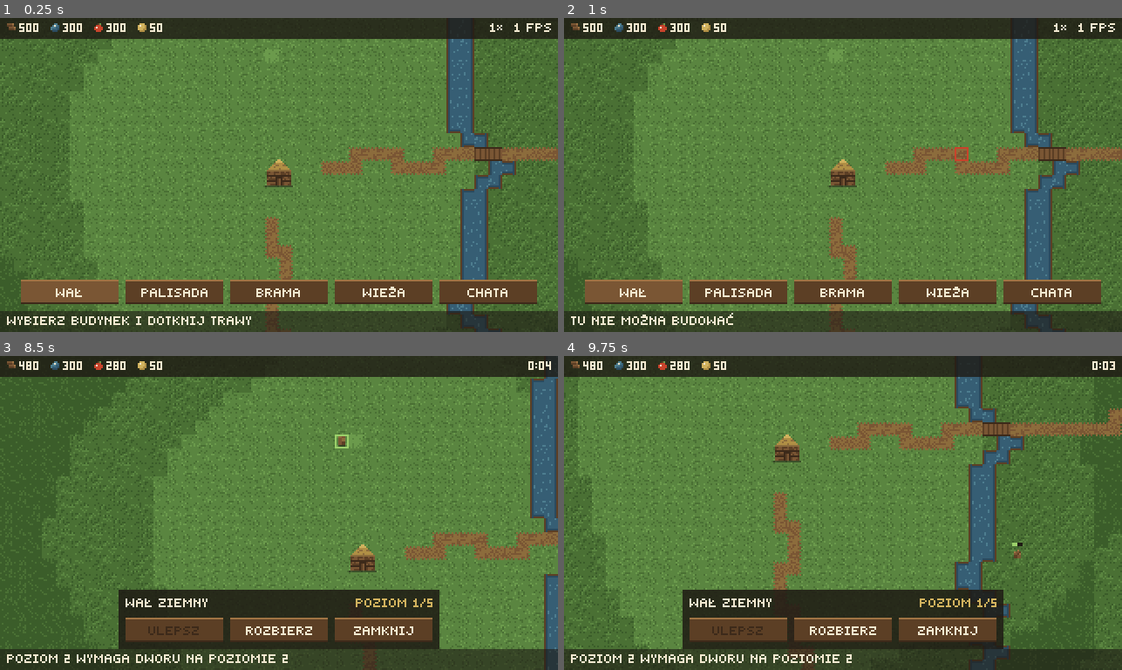
Above: before the commit, frames 1-4 (two rows, left to right).
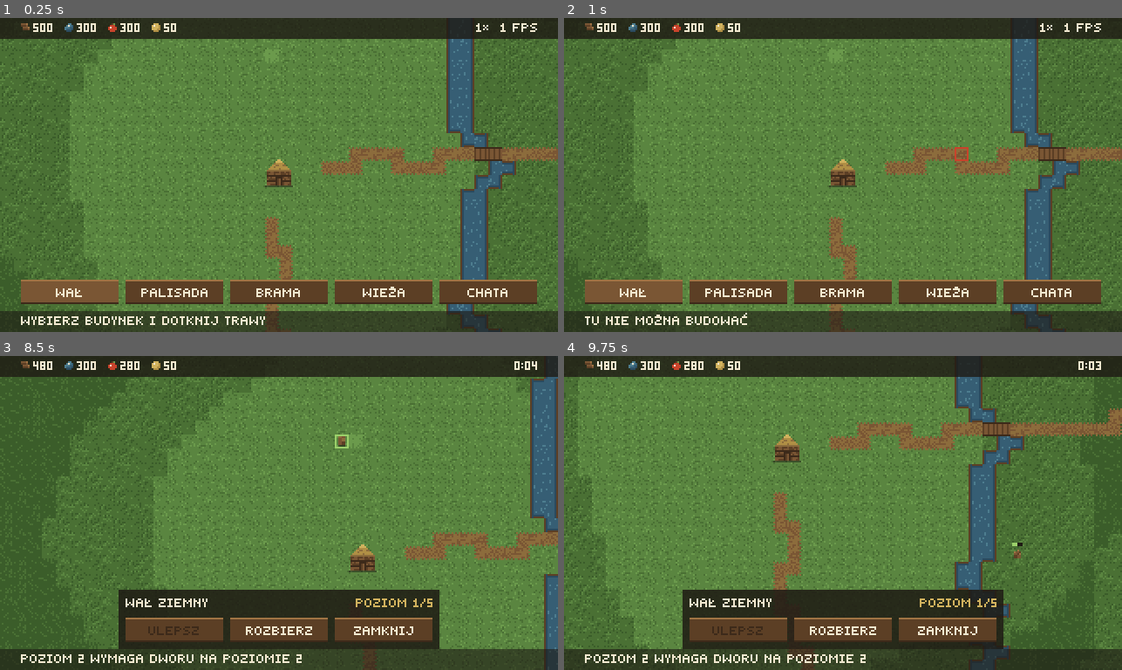
Above: after the commit, the same moments.

Repository: shivetay/castle_defender
Game: Godot game, scene res://scenes/main.tscn
Two runs of this game, one before a commit and one after it. Both use one fixed random seed, a clock stepped at 60 frames per second and the inputs below.
Inputs (mouse positions are in pixels of both pictures, inside the frame that each line leads up to):
- Up to frame 1 (0.25 s): no input
- Up to frame 2 (1 s): tap Enter at 0.5 s; move the mouse to (965, 159) at 0.52 s; click (965, 159) at 0.67 s
- Up to frame 3 (8.5 s): drag from (167, 528) to (251, 575) at 1.27 s; tap Space at 2, 3.5, 5.75 s; move the mouse to (334, 443) at 2.02 s; click (334, 443) at 2.17 s; tap Enter at 2.75, 5 s; drag from (251, 575) to (111, 465) at 2.77 s; move the mouse to (446, 560) at 3.52 s; click (446, 560) at 3.67 s; drag from (111, 465) to (195, 434) at 4.27 s; move the mouse to (306, 513) at 5.02 s; click (306, 513) at 5.17 s; drag from (195, 434) to (167, 528) at 5.77 s; move the mouse to (401, 497) at 6.52 s; click (401, 497) at 6.67 s; drag from (167, 528) to (251, 575) at 7.27 s; move the mouse to (334, 443) at 8.02 s; click (334, 443) at 8.17 s
- Up to frame 4 (9.75 s): drag from (815, 575) to (675, 465) at 8.77 s; move the mouse to (1010, 560) at 9.52 s; click (1010, 560) at 9.67 s

The runs differ from the first frame. In frame 1, 1.2% of the frame differs, in the area x 1-99%, y 1-98%; in frame 2, 1.1%; in frame 3, 1.3%; in frame 4, 1.3%.

Commit message:
Napisy na paskach nie chowają się w zaokrąglonych narożnikach ekranu (#86)
* Odsuń treść pasków od zaokrąglonych narożników ekranu

Surowce, czas budowy i komunikat trzymają się 12 px od bocznych krawędzi,
a strefa bezpieczna zgłoszona przez system odsuwa je dalej.

Co-Authored-By: Claude Opus 5.5 <noreply@anthropic.com>
Claude-Session: https://claude.ai/code/session_01Lo771isp5ZWuHcfjBdXRLx

* Nie pozwól prawej granicy treści paska wypaść przed lewą

Co-Authored-By: Claude Opus 5.5 <noreply@anthropic.com>
Claude-Session: https://claude.ai/code/session_01Lo771isp5ZWuHcfjBdXRLx

---------

Co-authored-by: Claude <noreply@anthropic.com>

Diff:
--- a/scripts/ui/hud.gd
+++ b/scripts/ui/hud.gd
@@ -13,6 +13,12 @@
 enum CardButton { UPGRADE, DEMOLISH, CLOSE }
 
 const BAR_H := 12
+## Margines treści pasków od lewej i prawej krawędzi ekranu. Zaokrąglone narożniki telefonów
+## ucinają ok. 10 px logicznych przy samej górze i dole, a Android nie zgłasza ich jako strefy
+## niebezpiecznej, więc margines jest stały; wycięcia (np. na kamerę) dokładają do niego.
+const CORNER_INSET := 12
+## Najszerszy komunikat, który mieści się w dolnym pasku na najwęższym ekranie (320 px).
+const MESSAGE_MAX_WIDTH := 320 - 2 * CORNER_INSET
 const BUTTON_SIZE := Vector2(56, 14)
 const BUTTON_GAP := 4
 const CARD_LABELS: Array[String] = ["Ulepsz", "Rozbierz", "Zamknij"]
@@ -36,7 +42,36 @@
 var _pressed := -1
 
 
+## Lewa i prawa granica treści pasków w pikselach widoku (z marginesem narożników i wycięć).
+var content_left := float(CORNER_INSET)
+var content_right := 320.0 - CORNER_INSET
+
+
+## Granice treści dla widoku `view` i strefy bezpiecznej `safe` (w pikselach widoku; pusta, gdy
+## system jej nie podaje): nigdy bliżej krawędzi niż CORNER_INSET.
+static func content_bounds(view: Vector2, safe: Rect2) -> Vector2:
+	var left := float(CORNER_INSET)
+	var right := view.x - CORNER_INSET
+	if safe.has_area():
+		left = maxf(left, ceilf(safe.position.x))
+		right = minf(right, floorf(safe.end.x))
+	# zabezpieczenie przed nietypową strefą bezpieczną: prawa granica nigdy nie przed lewą
+	right = maxf(right, left)
+	return Vector2(left, right)
+
+
+## Strefa bezpieczna ekranu przeliczona na piksele widoku (pusta, gdy system jej nie podaje).
+func _safe_area_in_view() -> Rect2:
+	var safe := Rect2(DisplayServer.get_display_safe_area())
+	if not safe.has_area():
+		return Rect2()
+	return get_viewport().get_final_transform().affine_inverse() * safe
+
+
 func _process(_delta: float) -> void:
+	var bounds := content_bounds(get_viewport_rect().size, _safe_area_in_view())
+	content_left = bounds.x
+	content_right = bounds.y
 	queue_redraw()
 
 
@@ -173,7 +208,7 @@
 		_draw_resources()
 	var zoom := camera.zoom_level if camera != null else 1
 	var info := queue_text if not queue_text.is_empty() else "%d×  %d FPS" % [zoom, Engine.get_frames_per_second()]
-	PixelFont.draw_right(self, view.x - 4, 1, info, Palette.INK)
+	PixelFont.draw_right(self, content_right, 1, info, Palette.INK)
 
 	var rects := _current_rects()
 	if is_card_open():
@@ -192,13 +227,13 @@
 			_draw_button(rects[i], BuildingTypes.SHORT_NAMES[i], i == selected_kind or i == _pressed, false)
 
 	draw_rect(Rect2(0, view.y - BAR_H, view.x, BAR_H), Color(Palette.SHADOW, 0.6))
-	PixelFont.draw_text(self, Vector2(4, view.y - BAR_H + 1), message, Palette.INK)
+	PixelFont.draw_text(self, Vector2(content_left, view.y - BAR_H + 1), message, Palette.INK)
 
 
 ## Ikona 5×5 na wysokości wielkich liter, obok liczba. Pełny magazyn świeci kolorem strzechy.
 func _draw_resources() -> void:
 	var labels := resource_labels(economy.amounts)
-	var xs := resource_layout(economy.amounts, 4)
+	var xs := resource_layout(economy.amounts, int(content_left))
 	for res in labels.size():
 		PixelIcons.draw_resource(self, Vector2(xs[res], 1 + PixelFont.CAP_TOP), res)
 		var col: Color = Palette.THATCH[2] if economy.is_full(res) else Palette.INK
--- a/tests/test_build_queue.gd
+++ b/tests/test_build_queue.gd
@@ -249,13 +249,13 @@
 		for level in range(1, BuildingTypes.MAX_LEVEL + 1):
 			var msg := "%s: %s, %s" % [BuildingTypes.NAMES[kind], Hud.cost_text(BuildConfig.cost(kind, level)),
 					Hud.format_time(BuildConfig.time_ms(kind, level))]
-			assert_true(PixelFont.text_width(msg) <= 312, "„%s” mieści się" % msg)
+			assert_true(PixelFont.text_width(msg) <= Hud.MESSAGE_MAX_WIDTH, "„%s” mieści się" % msg)
 			var up := "Ulepszenie: %s, %s" % [Hud.cost_text(BuildConfig.cost(kind, level)),
 					Hud.format_time(BuildConfig.time_ms(kind, level))]
-			assert_true(PixelFont.text_width(up) <= 312, "„%s” mieści się" % up)
+			assert_true(PixelFont.text_width(up) <= Hud.MESSAGE_MAX_WIDTH, "„%s” mieści się" % up)
 	for m in BuildQueue.MESSAGES:
-		assert_true(PixelFont.text_width(m) <= 312, "„%s” mieści się" % m)
-	assert_true(PixelFont.text_width(q.upgrade_hint(grid, grid.manor_id())) <= 312, "podpowiedź dworu")
+		assert_true(PixelFont.text_width(m) <= Hud.MESSAGE_MAX_WIDTH, "„%s” mieści się" % m)
+	assert_true(PixelFont.text_width(q.upgrade_hint(grid, grid.manor_id())) <= Hud.MESSAGE_MAX_WIDTH, "podpowiedź dworu")
 	var card := Hud.card_rects(Vector2(320, 180))
 	var status_w := PixelFont.text_width("budowa 11:59:59")
 	assert_true(PixelFont.text_width("Brama drewniana") + status_w + 12 <= card[-1].end.x - card[0].position.x + 8,
--- a/tests/test_economy.gd
+++ b/tests/test_economy.gd
@@ -143,8 +143,8 @@
 	for res in EconomyConfig.count():
 		worst.append(maxi(EconomyConfig.CAPACITY[res], 99999))
 	var right := PixelFont.text_width("4×  60 FPS")
-	var xs := Hud.resource_layout(worst, 4)
+	var xs := Hud.resource_layout(worst, Hud.CORNER_INSET)
 	assert_eq(xs.size(), EconomyConfig.count() + 1, "pozycja każdej ikony i koniec paska")
-	assert_true(xs[-1] + right + 12 <= 320, "pasek surowców mieści się w 320 px")
+	assert_true(xs[-1] + 6 + right <= 320 - Hud.CORNER_INSET, "pasek surowców mieści się w 320 px z marginesem narożników")
 	assert_true(Hud.resource_labels(worst)[0].contains("max"), "pełny magazyn jest oznaczony")
 	return true
--- a/tests/test_pixel_font.gd
+++ b/tests/test_pixel_font.gd
@@ -22,7 +22,7 @@
 		assert_true(PixelFont.text_width(label) <= int(Hud.BUTTON_SIZE.x) - 4, "„%s” mieści się na przycisku" % label)
 	for name in BuildingTypes.NAMES:
 		var msg := "%s: dotknij trawy, aby postawić" % name
-		assert_true(PixelFont.text_width(msg) <= 312, "komunikat „%s” mieści się w 320 px" % msg)
+		assert_true(PixelFont.text_width(msg) <= Hud.MESSAGE_MAX_WIDTH, "komunikat „%s” mieści się w 320 px" % msg)
 	return true
 
 
@@ -38,3 +38,18 @@
 	PixelFont.render(zz, Vector2i.ZERO, "Ż", Palette.INK)
 	assert_true(z.get_data() != zz.get_data(), "Ż różni się od Z")
 	return true
+
+
+## Treść pasków trzyma się z dala od zaokrąglonych narożników, a wycięcie ekranu ją odsuwa dalej.
+func test_hud_content_avoids_rounded_corners() -> bool:
+	var view := Vector2(400, 180)
+	assert_eq(Hud.content_bounds(view, Rect2()), Vector2(Hud.CORNER_INSET, 400 - Hud.CORNER_INSET), "bez strefy: stały margines")
+	assert_eq(Hud.content_bounds(view, Rect2(30, 0, 340, 180)), Vector2(30, 370), "wycięcie po bokach odsuwa treść")
+	assert_eq(Hud.content_bounds(view, Rect2(2, 0, 396, 180)), Vector2(Hud.CORNER_INSET, 400 - Hud.CORNER_INSET),
+			"mała strefa nie zmniejsza marginesu narożników")
+	var odd := Hud.content_bounds(view, Rect2(300, 0, 50, 180))
+	assert_true(odd.y >= odd.x, "nietypowa strefa: prawa granica nie przed lewą")
+	var rects := Hud.toolbar_rects(Vector2(320, 180))
+	assert_true(rects[0].position.x >= Hud.CORNER_INSET and rects[-1].end.x <= 320 - Hud.CORNER_INSET,
+			"pasek budynków mieści się między narożnikami")
+	return true
